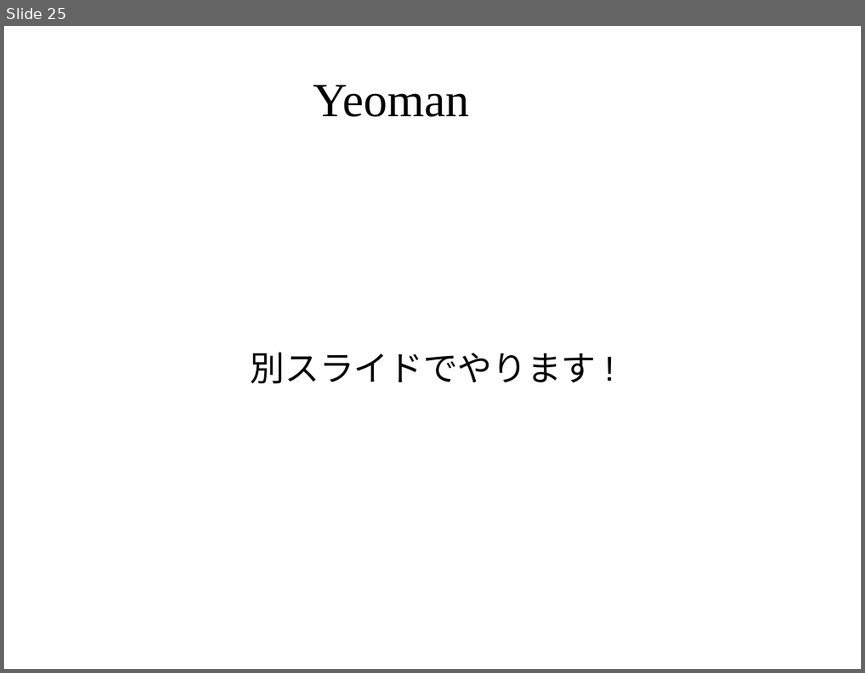
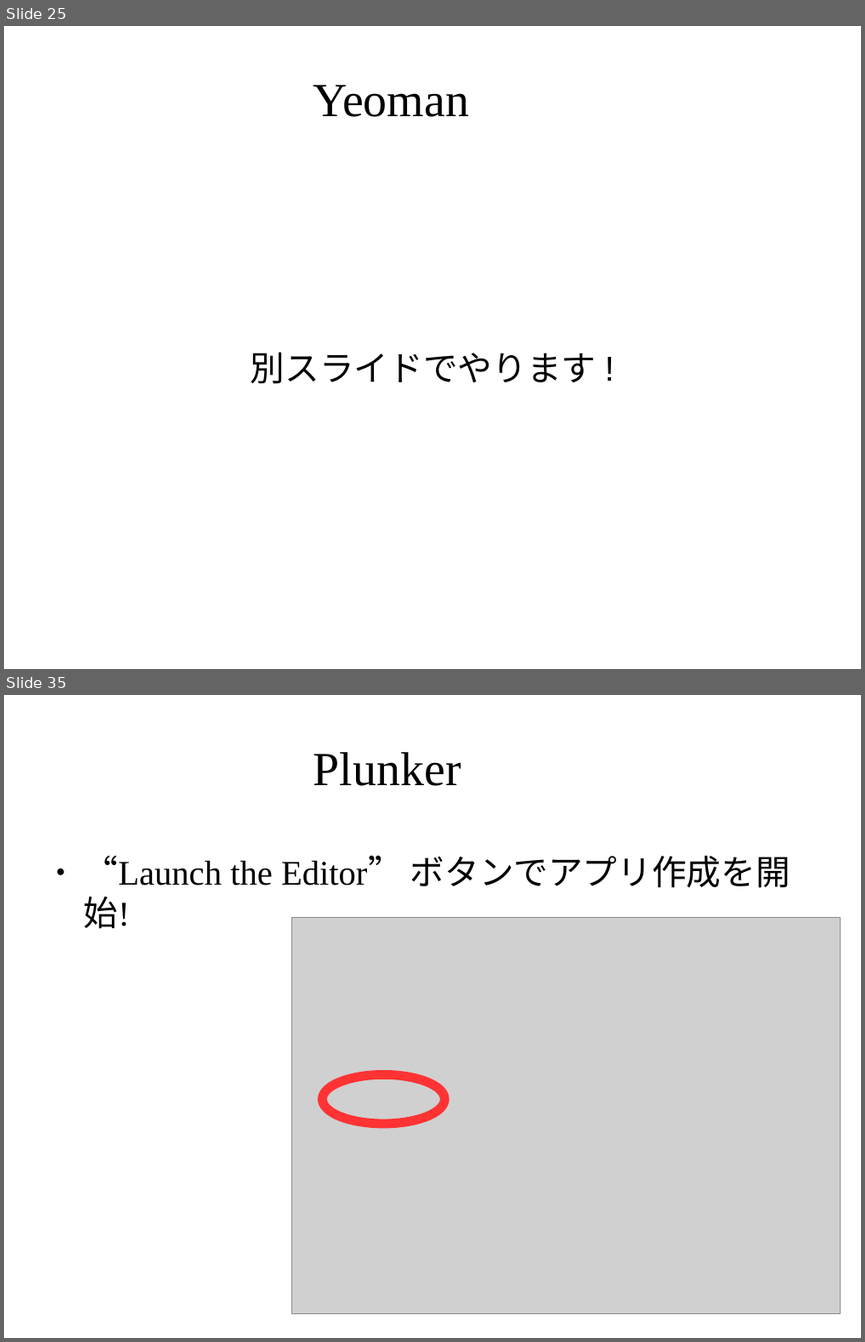
Before and after one commit to masakura/slides, a slide deck: html5jk#1/slide3.odp. Shown one above the other, each under a label of ours: slide 25 before the commit, slides 25 and 35 after it; the slides between them are not shown. The pictures are 865x673 and 865x1342 pixels, drawn with LibreOffice and Linux fonts; fonts in the diff are those of the drawing; grey boxes stand for pictures; background and template pictures are left out. Boxes give left, top, right and bottom in pixels: in the first picture for what was removed or moved away, otherwise in the second. Text is boxed around its words. In the diff, an @@ line names an element or a change of style, - is before the commit and + after.

Commit message:
Plunker のチュートリアルを追加

```diff
--- a/html5jk#1/slide3.odp
+++ b/html5jk#1/slide3.odp
@@ slide 35 added at bbox=[4, 695, 861, 1338], background picture (left out) @@
@@ title added at bbox=[313, 752, 461, 786], 44 pt, text #000000 @@
+Plunker
@@ text added at bbox=[84, 855, 790, 929], 32 pt, text #000000 @@
+● “Launch the Editor” ボタンでアプリ作成を開始!
@@ picture added at bbox=[291, 918, 840, 1313] @@
@@ ellipse added at bbox=[322, 1074, 444, 1123], outline #FF3333 8.5 pt @@
```
Also in this commit, not shown: 35 other slides added.
